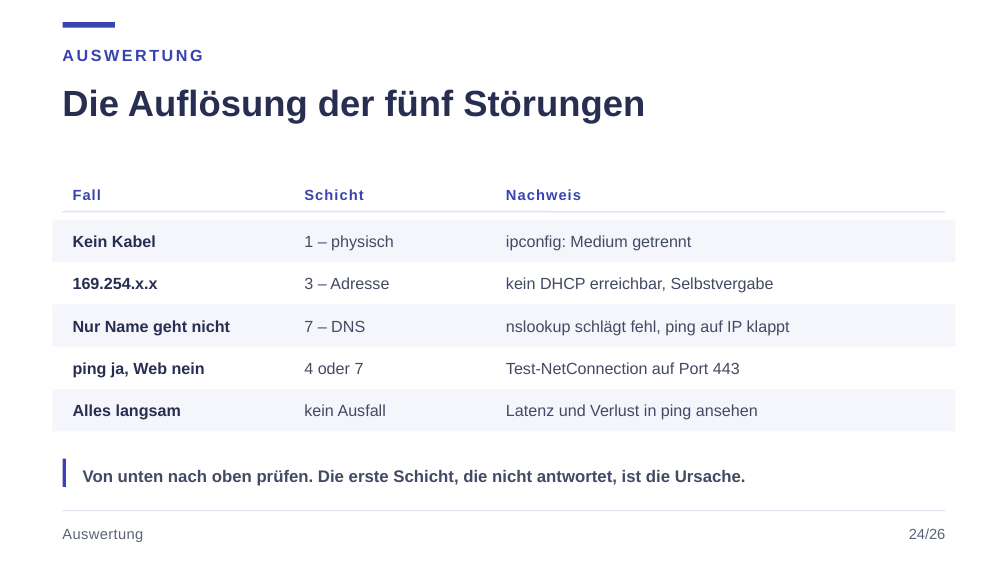
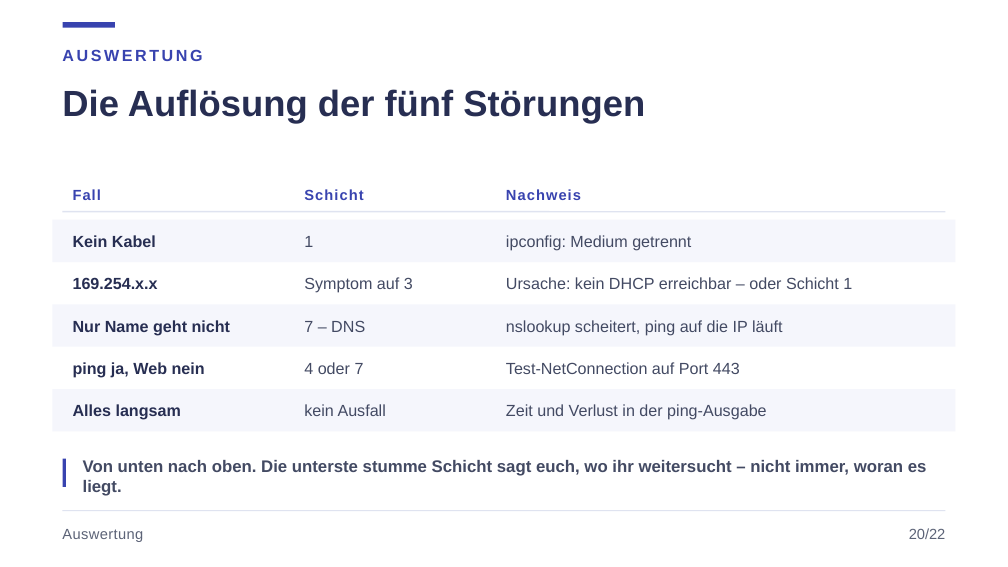
Before and after one commit to JacobMenge/kurs-unterlagen, a slide deck: slide 26 of folien/dist/01-netzwerke-grundlagen.pptx (slide 30 before the commit). Drawn at 1008x567 pixels with LibreOffice and Linux fonts; fonts in the diff are those of the drawing. Boxes give left, top, right and bottom in pixels: in the first picture for what was removed or moved away, otherwise in the second. Text is boxed around its words. In the diff, an @@ line names an element or a change of style, - is before the commit and + after.

```diff
--- a/folien/dist/01-netzwerke-grundlagen.pptx
+++ b/folien/dist/01-netzwerke-grundlagen.pptx
@@ text at box(304, 236, 313, 247): text changed @@
-1 – physisch
+1
@@ text at box(304, 277, 413, 293): text changed @@
-3 – Adresse
+Symptom auf 3
@@ text at box(506, 277, 852, 289): text changed @@
-kein DHCP erreichbar, Selbstvergabe
+Ursache: kein DHCP erreichbar – oder Schicht 1
@@ text at box(506, 320, 782, 335): text changed @@
-nslookup schlägt fehl, ping auf IP klappt
+nslookup scheitert, ping auf die IP läuft
@@ text at box(506, 404, 766, 420): text changed @@
-Latenz und Verlust in ping ansehen
+Zeit und Verlust in der ping-Ausgabe
@@ text at box(83, 460, 927, 496): text changed @@
-Von unten nach oben prüfen. Die erste Schicht, die nicht antwortet, ist die Ursache.
+Von unten nach oben. Die unterste stumme Schicht sagt euch, wo ihr weitersucht – nicht immer, woran es liegt.
@@ text at box(909, 528, 946, 539): text changed @@
-24/26
+20/22
```
Also in this commit, not shown: 16 other slides changed, 6 slides added, 10 slides removed, 22 other files.
